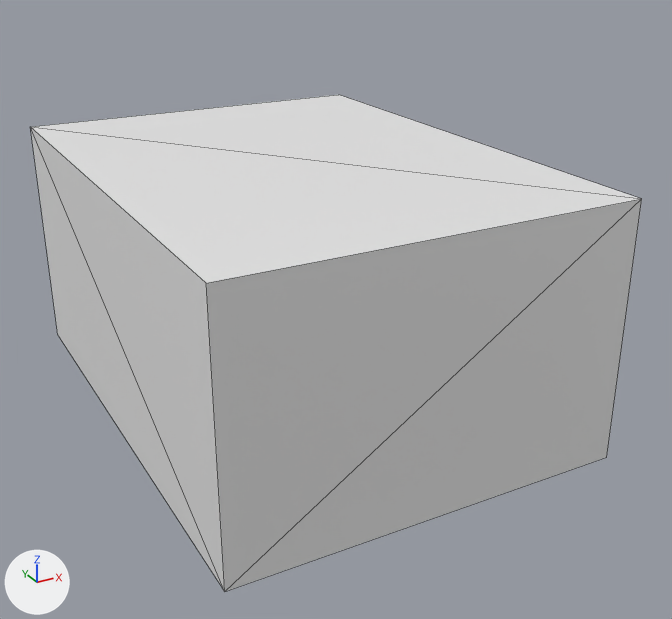
A saved change to the glTF model Model3d/glb/C04-21207A.glb.
The view is the same before and after, from a 50 mm lens placed at (-0.00042, -0.001137, 0.001023), pointed at (0.000457, 0.000459, 0.000225). Arrows for +X, +Y and +Z are at lower left; the lights stay in place. The first picture is the older version. Mesh edges are drawn as thin lines. Where no turn or scale is listed for an object, it has been applied to the vertices. Vertices at exactly the same position are counted once.

Names of what the first picture shows: 'OpenSCAD Model'.
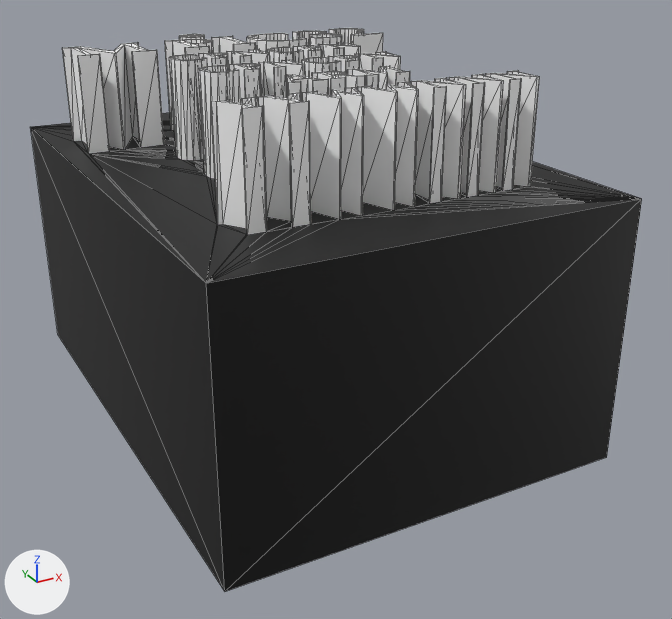
Changed parts and their boxes (x1, y1, x2, y2) in the pictures (672 x 619 px):
'OpenSCAD Model', reshaped (13% taller)
    before: (31, 95, 642, 591)
    after: (31, 28, 642, 591)
part 1 of me_openscad_model, added
    after: (31, 28, 640, 283)
part 2 of me_openscad_model, recoloured (white to black)
    both: (31, 128, 642, 591)

The change, as a diff of the scene's bpy script:
```diff
--- a/Model3d/glb/C04-21207A.glb.py
+++ b/Model3d/glb/C04-21207A.glb.py
@@ mat_color_2 @@
+mat_color_2 = principled_material('Color 2')
+mat_color_2.base_color = (1.0, 1.0, 1.0)  # white #ffffff
@@ mat_color_1 @@
+mat_color_1 = principled_material('Color 1')
+mat_color_1.base_color = (0.0, 0.0, 0.0)  # black #000000
@@ me_openscad_model @@
 # used by ob_openscad_model
-me_openscad_model.from_pydata(...)  # 8 vertices, 12 faces; spans x 0.0..0.000825, y 0.0..0.001111, z 0.0..0.000538
+me_openscad_model.from_pydata(...)  # 1518 vertices, 3032 faces; spans x 0.0..0.000825, y 0.0..0.001111, z 0.0..0.000738
+# me_openscad_model part 1: 1510 vertices added at x 0.000052..0.000768, y 0.000157..0.001003, z 0.000538..0.000738
+# me_openscad_model part 2: 10 faces spanning x 0.0..0.000825, y 0.0..0.001111, z 0.0..0.000538 switch from no material to mat_color_1 (black #000000)
+me_openscad_model.materials.append(mat_color_2)  # white #ffffff
```
